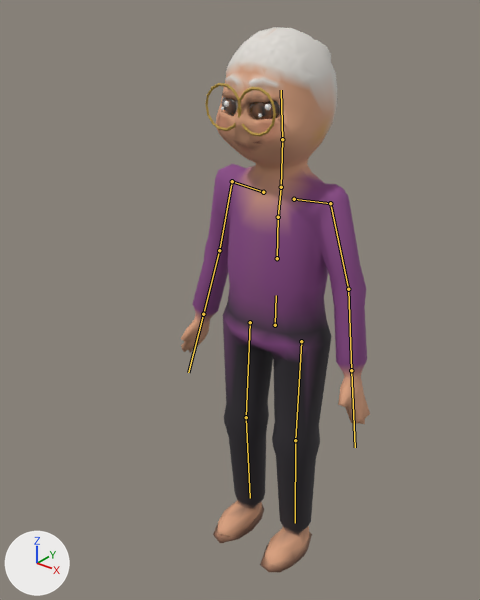
An edit to the glTF model assets/models/nguoi/basau.glb, drawn before and after from the same camera.
Before and after are seen from a 50 mm lens placed at (0.897, -1.27, 1.544), pointed at (-0.064, -0.069, 0.8). Every picture has the same lights, and +X, +Y and +Z are marked at lower left. The first picture is the older version. The bones that change, and the others that lie on the model, are drawn over the model as lines.

The first picture shows 'Nguoi_basau'.
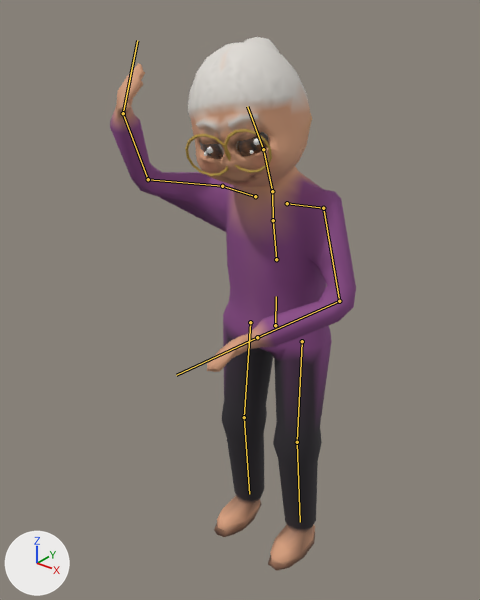
The newer file adds an action. The first version stands in its rest pose; the second is drawn at frame 4 of the action 'chao_tien'.

What differs and where, as boxes [x1, y1, x2, y2] in the pictures (480 x 600 px):
'Nguoi_basau', posed (30% wider)
    before: [181, 27, 370, 572]
    after: [110, 37, 356, 571]
bone 'hips', root to tip
    before: (275, 325) to (276, 295)
    after: (275, 325) to (276, 296)
bone 'spine', root to tip
    before: (277, 258) to (278, 217)
    after: (276, 259) to (273, 220)
bone 'chest', root to tip
    before: (278, 217) to (281, 188)
    after: (273, 220) to (272, 192)
bone 'upperarm.L', root to tip
    before: (330, 203) to (348, 289)
    after: (323, 208) to (339, 301)
bone 'forearm.L', root to tip
    before: (348, 289) to (351, 370)
    after: (339, 301) to (257, 337)
bone 'hand.L', root to tip
    before: (351, 370) to (355, 447)
    after: (257, 337) to (176, 375)
bone 'upperarm.R', root to tip
    before: (232, 181) to (219, 250)
    after: (222, 186) to (148, 179)
bone 'forearm.R', root to tip
    before: (219, 250) to (203, 314)
    after: (148, 179) to (123, 113)
bone 'hand.R', root to tip
    before: (203, 314) to (188, 372)
    after: (123, 113) to (137, 40)
bone 'neck', root to tip
    before: (281, 187) to (282, 139)
    after: (272, 191) to (263, 149)
bone 'head', root to tip
    before: (282, 139) to (281, 90)
    after: (263, 149) to (247, 106)
bone 'thigh.L', root to tip
    before: (301, 341) to (295, 440)
    after: (302, 341) to (297, 442)
bone 'shin.L', root to tip
    before: (295, 440) to (295, 523)
    after: (297, 442) to (300, 522)
bone 'thigh.R', root to tip
    before: (250, 322) to (246, 417)
    after: (250, 322) to (244, 417)
bone 'shin.R', root to tip
    before: (246, 417) to (250, 498)
    after: (244, 417) to (249, 494)

The edits, one by one:
Bone 'hips' (bone_hips) moves from (0.0, 0.0, 0.0) to (0.001, 0.0, 0.0).
Bone 'hips' (bone_hips) turns from (0, 0, 0) to (1, 0, 0) degrees about its own x, y and z.
Bone 'spine' (bone_spine) turns from (0, 0, 0) to (8, 0, 0) degrees about its own x, y and z.
Bone 'chest' (bone_chest) turns from (0, 0, 0) to (1, 1, 0) degrees about its own x, y and z.
Bone 'upperarm.L' (bone_upperarm_l) turns from (0, 0, 0) to (-25, -2, -7) degrees about its own x, y and z.
Bone 'forearm.L' (bone_forearm_l) turns from (0, 0, 0) to (-47, 17, 38) degrees about its own x, y and z.
Bone 'hand.L' (bone_hand_l) turns from (0, 0, 0) to (-16, -50, 0) degrees about its own x, y and z.
Bone 'upperarm.R' (bone_upperarm_r) turns from (0, 0, 0) to (-16, 12, 73) degrees about its own x, y and z.
Bone 'forearm.R' (bone_forearm_r) turns from (0, 0, 0) to (-25, 17, 81) degrees about its own x, y and z.
Bone 'hand.R' (bone_hand_r) turns from (0, 0, 0) to (-10, -9, 28) degrees about its own x, y and z.
Bone 'neck' (bone_neck) turns from (0, 0, 0) to (9, 2, 0) degrees about its own x, y and z.
Bone 'head' (bone_head) turns from (0, 0, 0) to (1, 15, 4) degrees about its own x, y and z.
Bone 'thigh.L' (bone_thigh_l) turns from (0, 0, 0) to (-2, 0, -1) degrees about its own x, y and z.
Bone 'shin.L' (bone_shin_l) turns from (0, 0, 0) to (3, 0, 0) degrees about its own x, y and z.
Bone 'thigh.R' (bone_thigh_r) turns from (0, 0, 0) to (-2, 0, 1) degrees about its own x, y and z.
Bone 'shin.R' (bone_shin_r) turns from (0, 0, 0) to (4, 0, 0) degrees about its own x, y and z.
